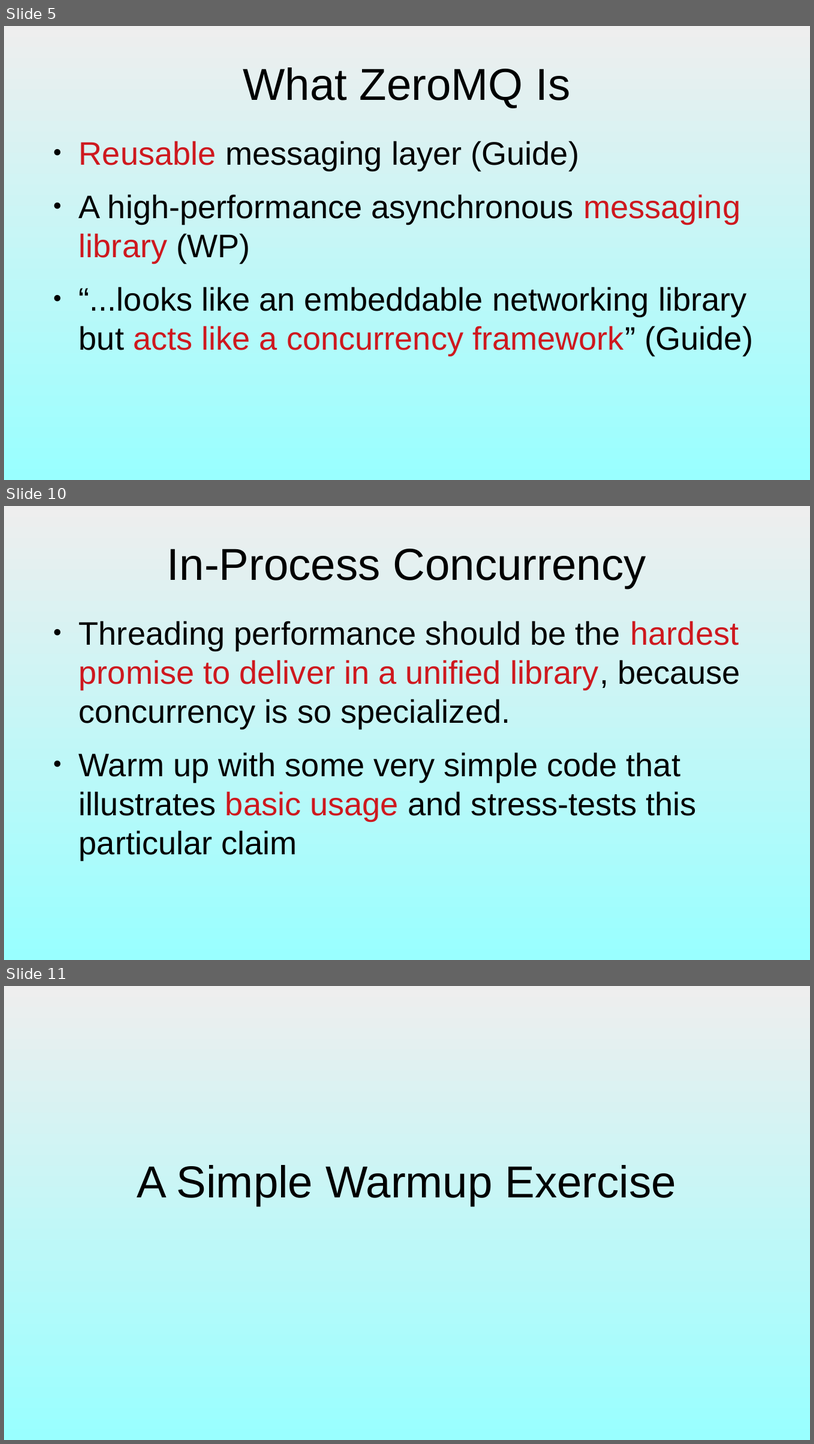
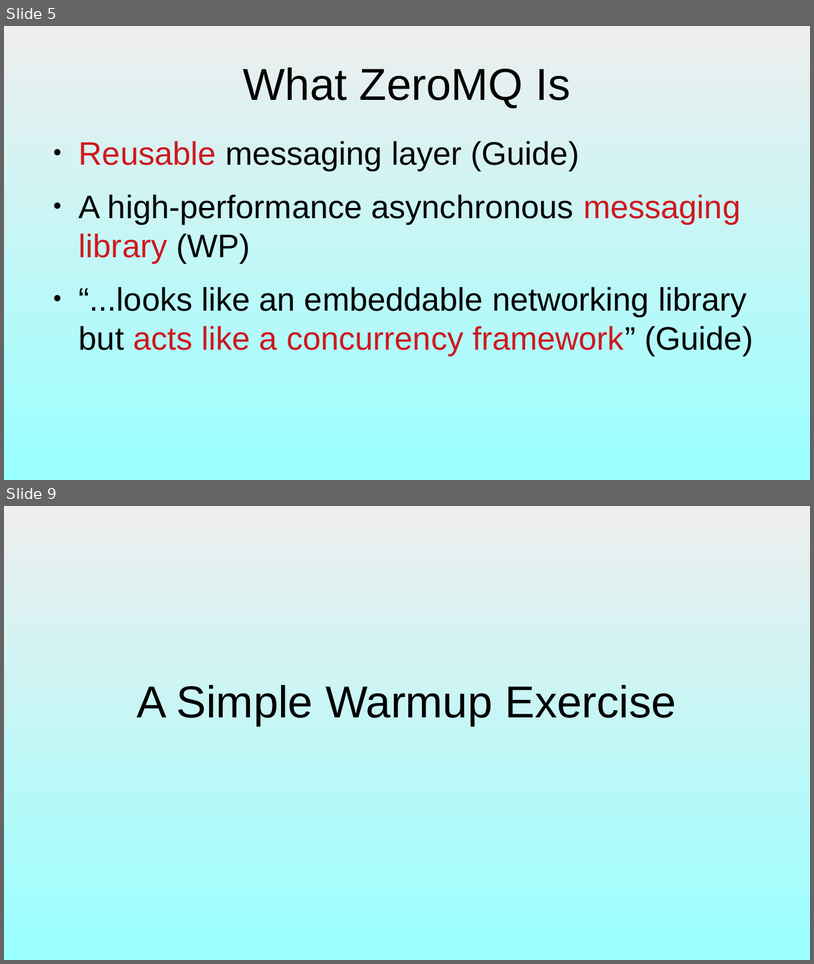
Before and after one commit to dllaurence/zeromq-presentation, a slide deck: presentation.odp. Shown one above the other, each under a label of ours: slides 5, 10 and 11 before the commit, slides 5 and 9 after it; the slides between them are not shown. The pictures are 814x1444 and 814x964 pixels, drawn with LibreOffice and Linux fonts; fonts in the diff are those of the drawing. Boxes give left, top, right and bottom in pixels: in the first picture for what was removed or moved away, otherwise in the second. Text is boxed around its words. In the diff, an @@ line names an element or a change of style, - is before the commit and + after.

```diff
--- a/presentation.odp
+++ b/presentation.odp
@@ slide 10 removed at (4,506,810,960), background gradient #EEEEEE to #99FFFF @@
@@ title removed at (167,549,646,588) @@
-In-Process Concurrency
@@ text removed at (79,621,741,859) @@
-● Threading performance should be the hardest promise to deliver in a unified library, because concurrency is so specialized.
-● Warm up with some very simple code that illustrates basic usage and stress-tests this particular claim
@@ what was slide 11 is now slide 9 @@
```
Also in this commit, not shown: 17 slides changed, 10 slides added, 2 other slides removed, 10 other files.
